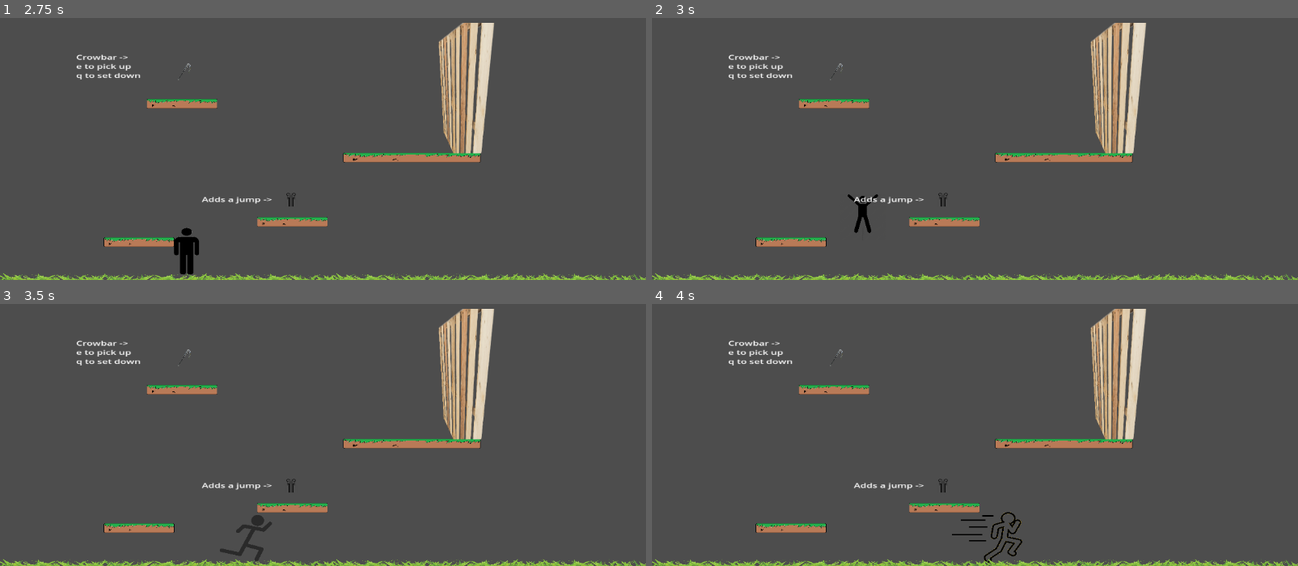
Above: before the commit, frames 1-4 (two rows, left to right).
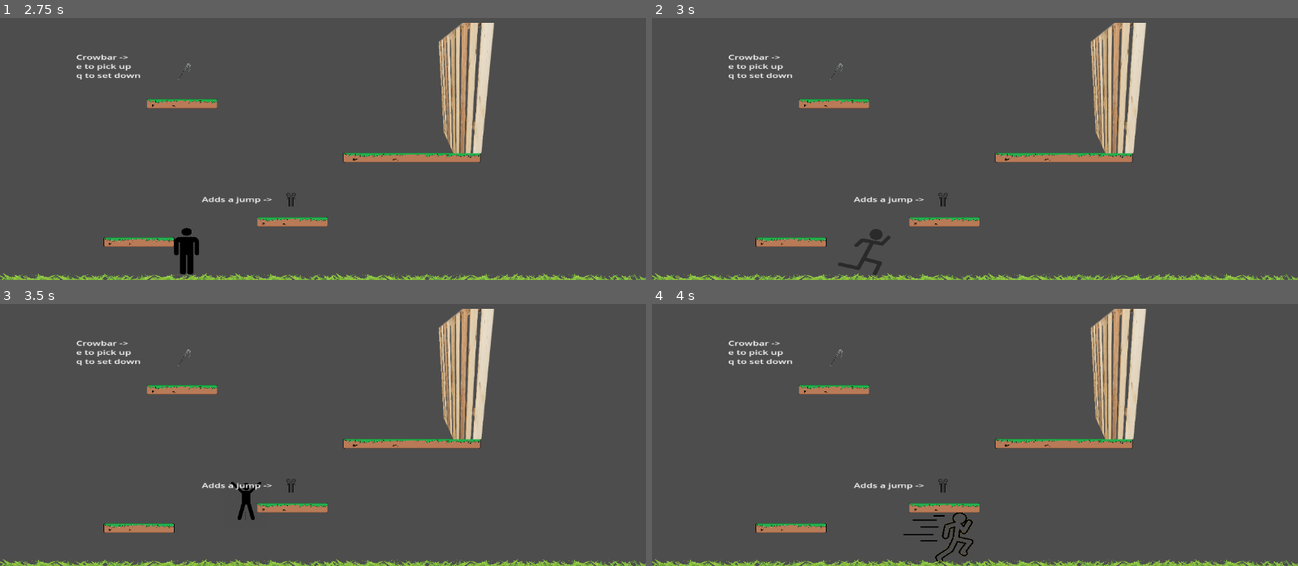
Above: after the commit, the same moments.

Repository: DaBigRed/Hint
Game: Godot game, scene res://Intro.tscn
Two runs of this game, one before a commit and one after it. Both use one fixed random seed, a clock stepped at 60 frames per second and the inputs below.
Inputs:
- Up to frame 1 (2.75 s): tap Enter at 0.5 s; hold Shift (shift) 0.53-1.28 s; hold D (right) 0.53-2.03 s; tap Up (jump) at 0.77, 1.52 s; tap E (pickup) at 1.35 s; tap Shift (shift) at 1.55 s; hold A (left) from 2.03 s (still down); hold Shift (shift) from 2.03 s (still down)
- Up to frame 2 (3 s): tap Space at 2.75 s; release A (left) at 2.78 s; release Shift (shift) at 2.78 s; hold D (right) from 2.78 s (still down); tap Shift (shift) at 2.85 s
- Up to frame 3 (3.5 s): keep holding D (right); tap Up (jump) at 3.02 s
- Up to frame 4 (4 s): keep holding D (right); hold Shift (shift) from 3.53 s (still down); tap E (pickup) at 3.6 s; tap Up (jump) at 3.77 s

Frame 1 is identical in both runs. In frame 2, 0.5% of the frame differs, in the area x 28-37%, y 67-99%; in frame 3, 0.5%; in frame 4, 0.7%, in the area x 38-58%, y 79-99%.

Commit message:
new stuff

Diff:
--- /dev/null
+++ b/area_2d.gd
@@ -0,0 +1,11 @@
+extends Area2D
+
+
+# Called when the node enters the scene tree for the first time.
+func _ready() -> void:
+	pass # Replace with function body.
+
+
+# Called every frame. 'delta' is the elapsed time since the previous frame.
+func _process(delta: float) -> void:
+	pass
--- a/project.godot
+++ b/project.godot
@@ -43,7 +43,6 @@
 "deadzone": 0.5,
 "events": [Object(InputEventKey,"resource_local_to_scene":false,"resource_name":"","device":-1,"window_id":0,"alt_press …(195 unchanged characters)…
 , Object(InputEventKey,"resource_local_to_scene":false,"resource_name":"","device":-1,"window_id":0,"alt_pressed":false …(183 unchanged characters)…
-, Object(InputEventKey,"resource_local_to_scene":false,"resource_name":"","device":-1,"window_id":0,"alt_pressed":false,"shift_pressed":false,"ctrl_pressed":false,"meta_pressed":false,"pressed":false,"keycode":0,"physical_keycode":32,"key_label":0,"unicode":32,"location":0,"echo":false,"script":null)
 ]
 }
 shift={
@@ -66,3 +65,8 @@
 "events": [Object(InputEventKey,"resource_local_to_scene":false,"resource_name":"","device":-1,"window_id":0,"alt_press …(192 unchanged characters)…
 ]
 }
+use={
+"deadzone": 0.5,
+"events": [Object(InputEventKey,"resource_local_to_scene":false,"resource_name":"","device":-1,"window_id":0,"alt_pressed":false,"shift_pressed":false,"ctrl_pressed":false,"meta_pressed":false,"pressed":false,"keycode":0,"physical_keycode":32,"key_label":0,"unicode":32,"location":0,"echo":false,"script":null)
+]
+}
